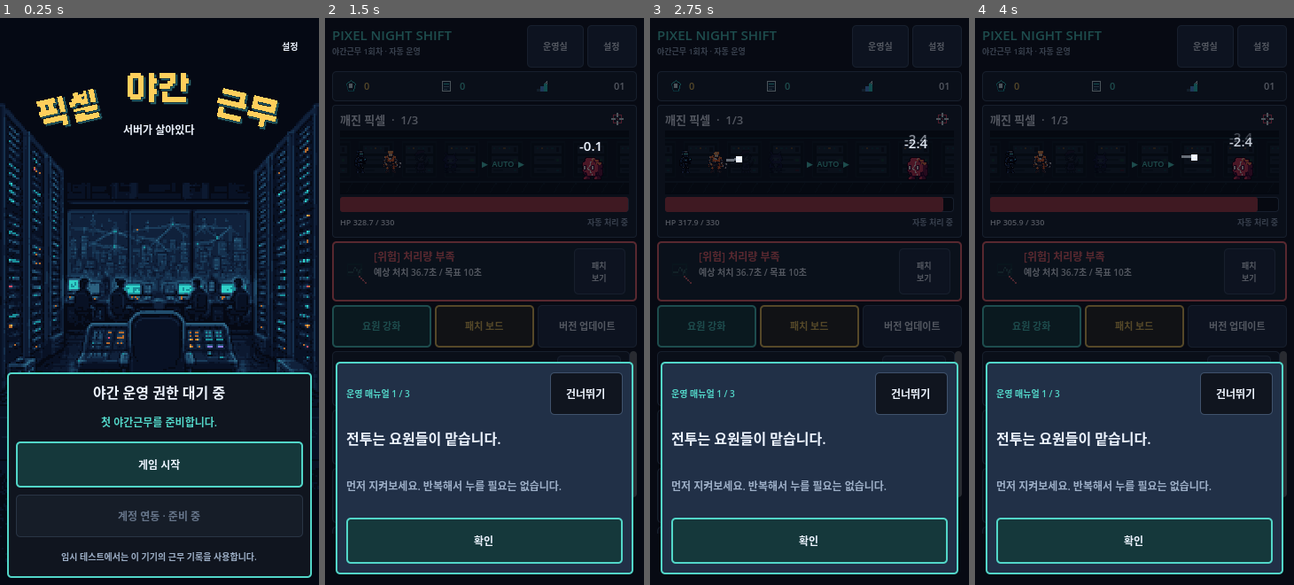
Above: before the commit, frames 1-4 (left to right).
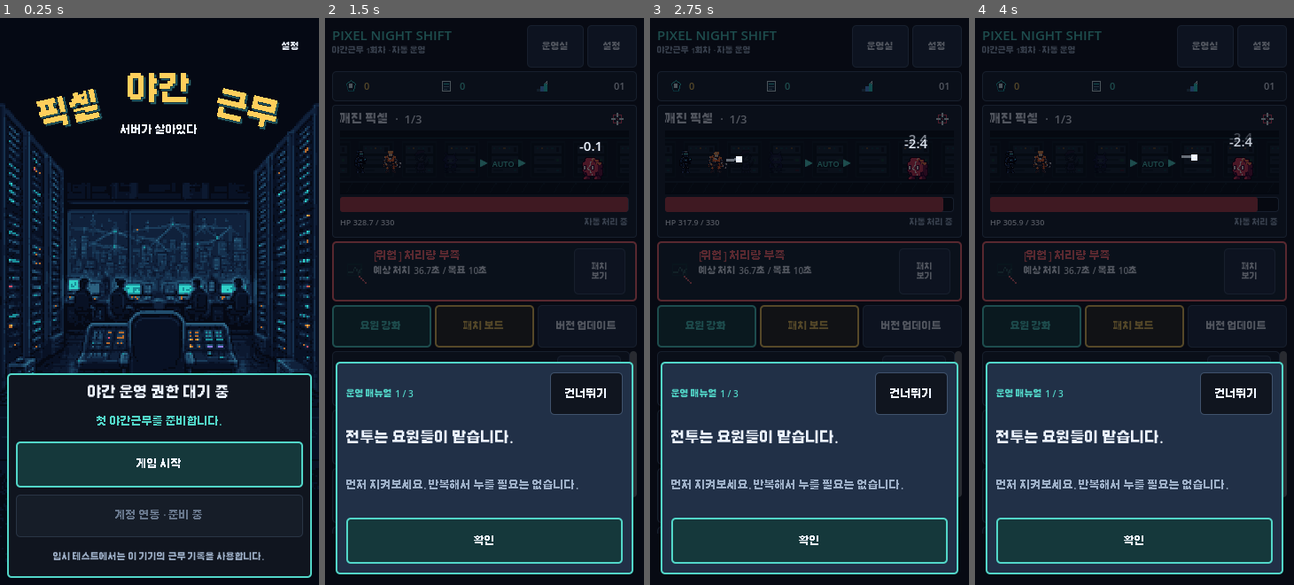
Above: after the commit, the same moments.

Repository: dudcjfsp-cyber/pixel-night-shift
Game: Godot game, scene res://game/app/app_root.tscn
Two runs of this game, one before a commit and one after it. Both use one fixed random seed, a clock stepped at 60 frames per second and the inputs below. Sound files missing from this copy of the repository are replaced by a short silence.
Inputs:
- Up to frame 1 (0.25 s): no input
- Up to frame 2 (1.5 s): click "게임 시작" at 0.5 s; click "건너뛰기" at 1.25 s
- Up to frame 3 (2.75 s): click "운영실" at 2 s
- Up to frame 4 (4 s): click "설정" at 2.75 s; click "패치 보기" at 3.5 s

The runs differ from the first frame. In frame 1, 3.0% of the frame differs, in the area x 2-98%, y 4-96%; in frame 2, 3.8%, in the area x 2-95%, y 4-94%; in frame 3, 3.8%; in frame 4, 3.8%.

Commit message:
fix: bundle Korean UI font fallback

Diff:
--- a/game/app/app_root.gd
+++ b/game/app/app_root.gd
@@ -2,6 +2,9 @@
 extends Control
 
 const UI: GDScript = preload("res://game/presentation/app_shell/app_shell_ui.gd")
+const KOREAN_FALLBACK_FONT: Font = preload(
+	"res://game/assets/fonts/Galmuri11-Bold.ttf"
+)
 const POLICY: GDScript = preload("res://game/app/app_policy.gd")
 const MAIN_VIEW_SCRIPT: GDScript = preload("res://game/presentation/main_view.gd")
 const MAIN_VIEW_SCENE: PackedScene = preload("res://game/presentation/main.tscn")
@@ -218,6 +221,7 @@
 func _ready() -> void:
 	texture_filter = CanvasItem.TEXTURE_FILTER_NEAREST
 	set_anchors_and_offsets_preset(Control.PRESET_FULL_RECT)
+	_install_ui_theme()
 	if not _services_configured:
 		_save_repository = SaveRepository.new()
 		_settings_repository = SettingsRepository.new()
@@ -235,6 +239,15 @@
 	get_window().size_changed.connect(_update_safe_area)
 	_update_safe_area()
 	call_deferred("_start_boot")
+
+
+func _install_ui_theme() -> void:
+	var default_ui_font := FontVariation.new()
+	var fallback_fonts: Array[Font] = [KOREAN_FALLBACK_FONT]
+	default_ui_font.fallbacks = fallback_fonts
+	var app_theme := Theme.new()
+	app_theme.default_font = default_ui_font
+	theme = app_theme
 
 
 func _process(delta_seconds: float) -> void:
--- a/tests/app_shell/app_root_integration_test.gd
+++ b/tests/app_shell/app_root_integration_test.gd
@@ -94,6 +94,22 @@
 	_check(app.current_screen_id() == AppRoot.SCREEN_TITLE, "missing save must route to title")
 	_check(app.current_overlay_id() == AppRoot.OVERLAY_NONE, "title must not invent an overlay")
 	_check(app.session_instance_id() == 0, "title must not activate a session")
+	var status_label := app.find_child("StatusLabel", true, false) as Label
+	_check(status_label != null, "title must expose its localized status text")
+	if status_label != null:
+		var ui_font := status_label.get_theme_font("font")
+		var ui_font_variation := ui_font as FontVariation
+		_check(
+			ui_font_variation != null
+			and ui_font_variation.fallbacks.size() == 1
+			and ui_font_variation.fallbacks[0].resource_path
+				== "res://game/assets/fonts/Galmuri11-Bold.ttf",
+			"default UI font must bundle the Korean fallback"
+		)
+		_check(
+			ui_font != null and ui_font.has_char("한".unicode_at(0)),
+			"default UI font must include Korean glyphs"
+		)
 	_check_touch_targets(app, "title")
 	_check(_host_child_count(app, "ScreenHost") == 1, "AppRoot must own one top-level screen")
 	_check(_host_child_count(app, "OverlayHost") == 0, "AppRoot overlay host must start empty")
